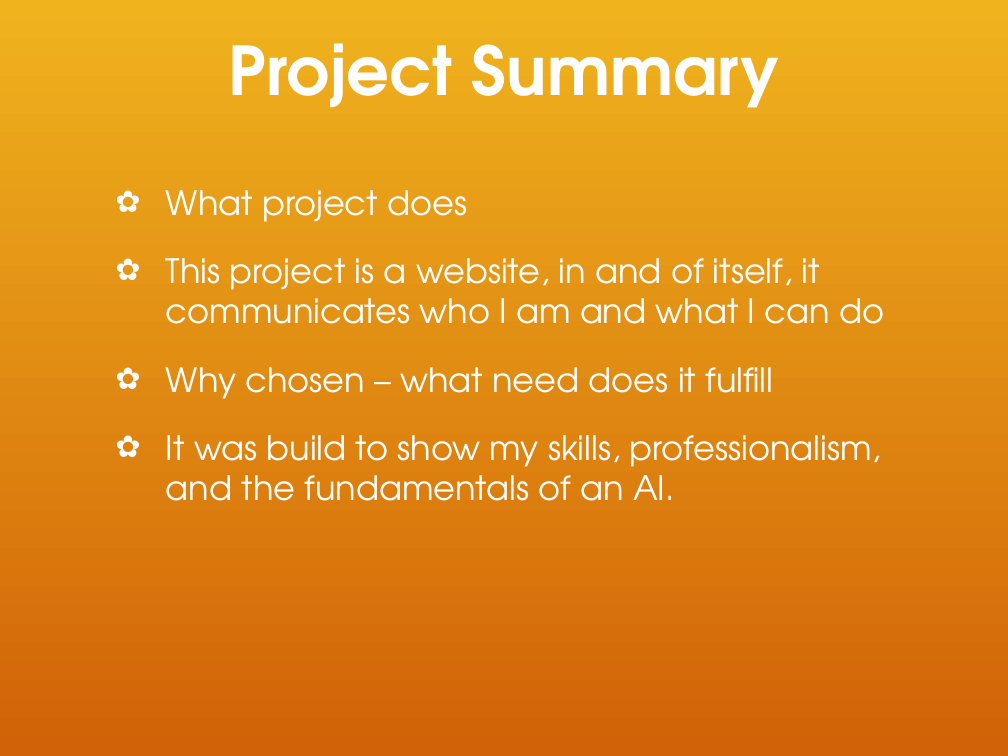
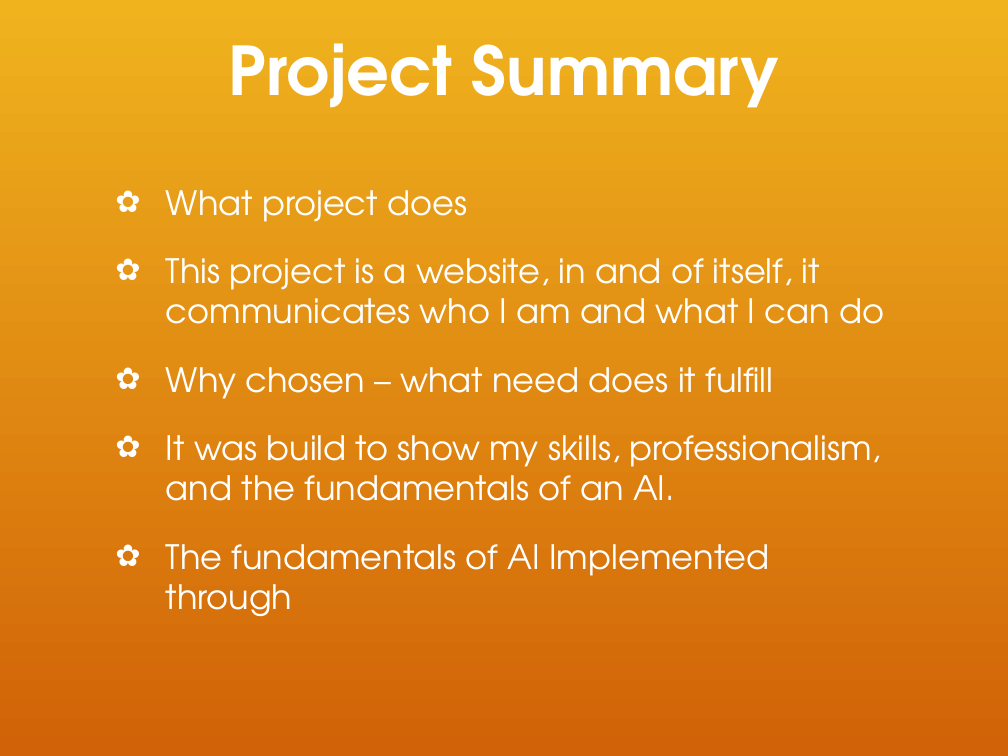
Before and after one commit to dextercarlmiller/Senior-Project, a slide deck: slide 2 of files/Sr preso (1).pptx. Drawn at 1008x756 pixels with LibreOffice and Linux fonts; fonts in the diff are those of the drawing; background and template pictures are left out. Boxes give left, top, right and bottom in pixels: in the first picture for what was removed or moved away, otherwise in the second. Text is boxed around its words. In the diff, an @@ line names an element or a change of style, - is before the commit and + after.

```diff
--- a/files/Sr preso (1).pptx
+++ b/files/Sr preso (1).pptx
@@ text at box(166, 544, 769, 617): paragraph added @@
+✿ The fundamentals of AI Implemented through
```
Also in this commit, not shown: 4 slides added, 1 slide removed, 2 other files.
